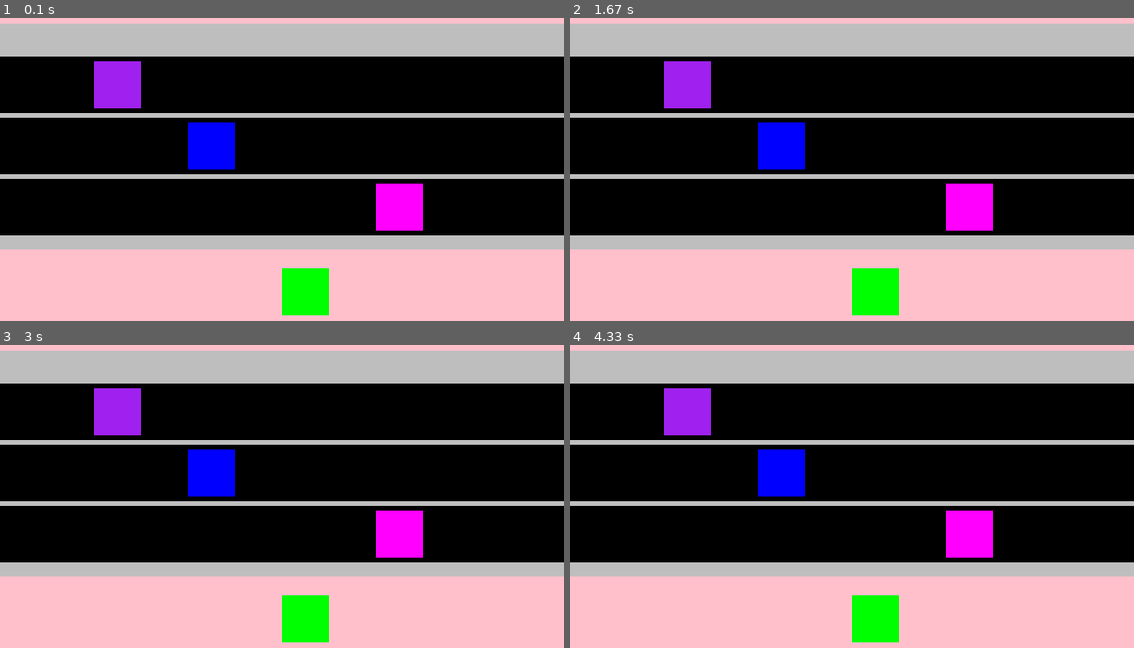
Above: before the commit, frames 1-4 (two rows, left to right).
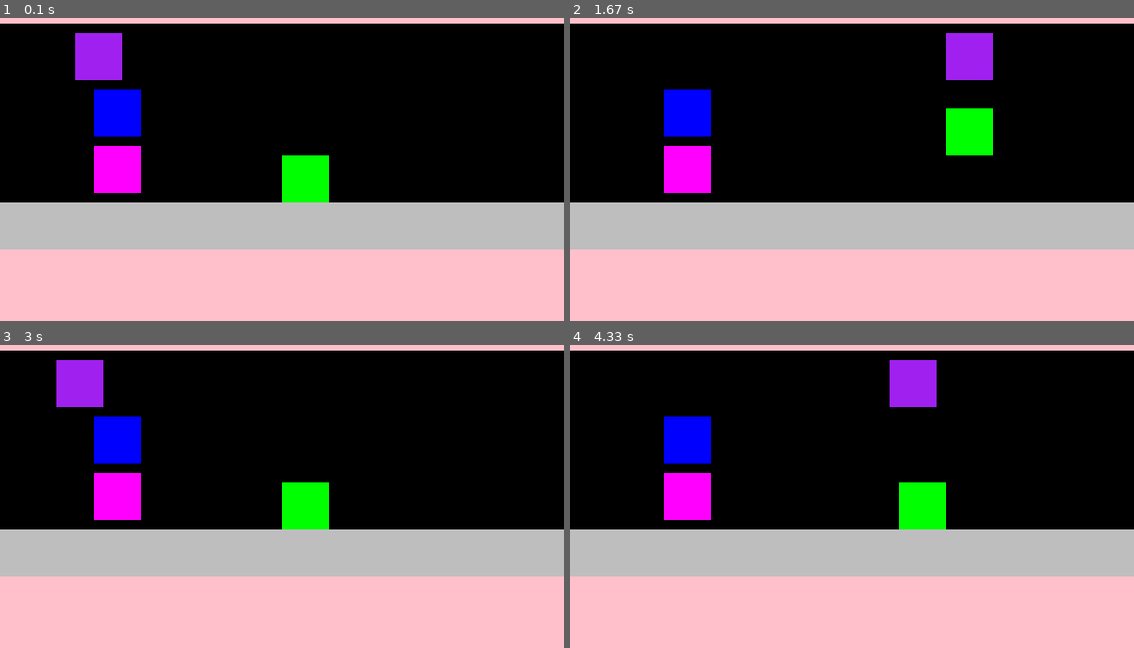
Above: after the commit, the same moments.

Repository: mnolan000/Homework
Game: pygame game, started from Nolan_HW7_PyGame/frogger.py
The game is run twice, just before and just after one commit, with the same random seed, the same clock (stepped at 60 frames per second) and the same inputs.
Inputs:
- Up to frame 1 (0.1 s): no input
- Up to frame 2 (1.67 s): hold Right 0.33-0.8 s; hold Up 0.83-1.13 s; hold D 1.17-1.63 s
- Up to frame 3 (3 s): hold Left 1.67-2.2 s; hold S 2.23-2.53 s; hold Left 2.57-2.97 s
- Up to frame 4 (4.33 s): hold W 3-3.37 s; hold Right 3.4-4.03 s; hold S from 4.07 s (still down)

The runs differ from the first frame. In frame 1, 32% of the frame differs, in the area x 0-100%, y 1-99%; in frame 2, 33%; in frame 3, 33%; in frame 4, 33%.

Commit message:
Moving cars work in progress

Diff:
--- a/Nolan_HW7_PyGame/frogger.py
+++ b/Nolan_HW7_PyGame/frogger.py
@@ -8,6 +8,7 @@
 
 
 import pygame
+from pygame.constants import KEYDOWN
 
 # init pygame
 pygame.init()
@@ -25,6 +26,13 @@
 dt = 0
 speed = 10
 
+#frog current position
+cur_pos = [300,200]
+car1_pos = [100,100]
+car2_pos = [100,100]
+car3_pos = [100,100]
+direction = "left"
+
 """game loop"""
 running = True
 while running:
@@ -33,8 +41,45 @@
     if event.type == pygame.QUIT:
       running = False
 
+    if event.type == KEYDOWN:
+      #wasd
+      if event.key == pygame.K_ESCAPE: #escape key
+        running = False
+      if event.key == pygame.K_w: #up direction
+        cur_pos[1] -= 50  #y coordinate
+      if event.key == pygame.K_s: #down direction
+        cur_pos[1] += 50  #y coordinate
+      if event.key == pygame.K_a: #left direction
+        cur_pos[0] -= 50  #x coordinate
+      if event.key == pygame.K_d: #right direction
+        cur_pos[0] += 50  #x coordinate
+      #arrow keys
+      if event.key == pygame.K_UP: #up direction
+        cur_pos[1] -= 50  #y coordinate
+      if event.key == pygame.K_DOWN: #down direction
+        cur_pos[1] += 50  #y coordinate
+      if event.key == pygame.K_LEFT: #left direction
+        cur_pos[0] -= 50  #x coordinate
+      if event.key == pygame.K_RIGHT: #right direction
+        cur_pos[0] += 50  #x coordinate
+
   """Update our game state"""
 
+  if direction == "left":
+    car1_pos[0] -= 20
+  if direction == "right":
+    car1_pos[0] += 20
+
+
+  if cur_pos[0] < 0:  #x direction
+    cur_pos[0] = 0
+  if cur_pos[0] > width-50:
+    cur_pos[0] = width-50
+
+  if cur_pos[1] < 0:
+    cur_pos[1] = 0
+  if cur_pos[1] > height - 50:
+    cur_pos[1] = height - 50
   """Draw to our screen"""
   #clear screen
   screen.fill("grey")
@@ -45,44 +90,33 @@
     "pink",
     pygame.Rect((0,300), (600, 100))
   )
-  # draw frog
-  pygame.draw.rect(
-    screen,
-    "green",
-    pygame.Rect((300,320), (50, 50))
-  )
-  #roads
+  #road
   pygame.draw.rect(
     screen,
     "black",
-    pygame.Rect((0,95), (600, 60))
+    pygame.Rect((0,50), (600, 200))
   )
+
+  #cars
+  direction = "right"
   pygame.draw.rect(
     screen,
-    "black",
-    pygame.Rect((0,160), (600, 60))
+    "purple",
+    pygame.Rect((car1_pos[0],70), (50, 50))
   )
-  pygame.draw.rect(
-    screen,
-    "black",
-    pygame.Rect((0,225), (600, 60))
-  )
-  #cars
+  if car1_pos[0] == 600:
+    car1_pos[0] = 0
+
 
   pygame.draw.rect(
     screen,
-    "purple",
-    pygame.Rect((100,100), (50, 50))
-  )
-  pygame.draw.rect(
-    screen,
     "blue",
-    pygame.Rect((200,165), (50, 50))
+    pygame.Rect((car2_pos[0],130), (50, 50))
   )
   pygame.draw.rect(
     screen,
     "magenta",
-    pygame.Rect((400,230), (50, 50))
+    pygame.Rect((car3_pos[0],190), (50, 50))
   )
   #end
   pygame.draw.rect(
@@ -90,7 +124,12 @@
     "pink",
     pygame.Rect((0,0), (600, 60))
   )
-
+  # draw frog
+  pygame.draw.rect(
+    screen,
+    "green",
+    pygame.Rect(cur_pos[0], cur_pos[1], 50, 50)
+  )
   #update screen
   pygame.display.flip()
   #fps
